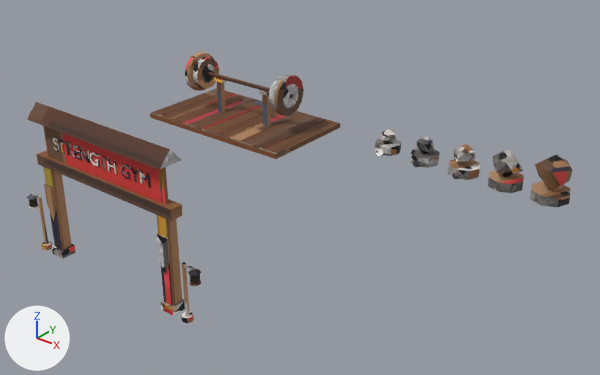
One commit to the FBX model assets/stations/area_gym_2_5.fbx: the scene before it, then after it.
Both versions are drawn from a 50 mm camera at (132.6, -159.2, 100.9) aimed at (10.2, -6.2, 6.0). The lights are fixed; the arrows at lower left show +X, +Y and +Z. The first picture is the older version.

The first picture shows 'area_gym_2_5_body' and 1 more.
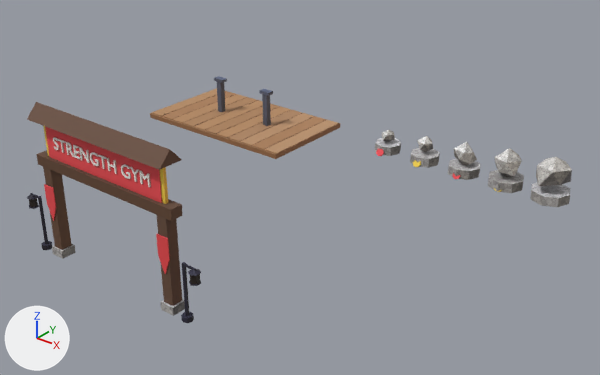
Boxes [x1, y1, x2, y2] around the edits, measured in the pictures (600 x 375 px; the box of a moved part takes in the faces that stretch with it):
'area_gym_2_5_body', reshaped (9% shorter): before [27, 52, 573, 323]; after [27, 76, 572, 323]
part 1 of me_area_gym_2_5_body, rebuilt (9% wider, 25% taller): before [454, 144, 475, 163]; after [454, 142, 477, 166]
part 2 of me_area_gym_2_5_body, rebuilt (10% narrower, 7% taller): before [493, 150, 523, 177]; after [495, 148, 522, 177]
part 3 of me_area_gym_2_5_body, rebuilt (17% shorter): before [535, 155, 573, 190]; after [536, 157, 572, 186]
part 4 of me_area_gym_2_5_body, deleted: before [185, 52, 304, 116]
part 5 of me_area_gym_2_5_body, moved or reshaped: before [382, 129, 434, 153]; after [382, 130, 433, 152]
part 6 of me_area_gym_2_5_body, surface changed: [27, 78, 570, 323] in both

Patch to the scene script:
```diff
--- a/assets/stations/area_gym_2_5.fbx.py
+++ b/assets/stations/area_gym_2_5.fbx.py
@@ me_area_gym_2_5_body @@
 # used by ob_area_gym_2_5_body; location = (0.0, 0.0, 0.0)
-me_area_gym_2_5_body.from_pydata(...)  # 1746 vertices, 2001 faces; spans x -70.0..64.9, y -63.0..46.2, z 0.0..37.8
+me_area_gym_2_5_body.from_pydata(...)  # 1538 vertices, 1879 faces; spans x -70.0..64.9, y -63.0..46.2, z 0.0..37.8
+# me_area_gym_2_5_body part 1: the loose piece of 12 vertices spanning x 29.9..36.2, y 36.7..43.0, z 3.5..9.2 is rebuilt with 12 vertices and now spans x 30.1..36.3, y 37.7..43.4, z 2.4..10.0
+# me_area_gym_2_5_body part 2: the loose piece of 12 vertices spanning x 42.5..50.0, y 36.4..43.4, z 2.6..11.0 is rebuilt with 12 vertices and now spans x 43.0..50.4, y 36.3..44.2, z 2.7..11.5
+# me_area_gym_2_5_body part 3: the loose piece of 12 vertices spanning x 55.3..64.5, y 35.2..44.8, z 2.4..13.1 is rebuilt with 12 vertices and now spans x 54.9..64.3, y 35.0..44.5, z 4.2..12.5
+# me_area_gym_2_5_body part 4: 9 loose pieces with 208 vertices, spanning x -63.8..-21.2, y 23.5..36.5, z 7.5..20.5, are deleted
+# me_area_gym_2_5_body part 5
+# 21 vertices are removed from x 5.3..22.9, y 37.6..42.3, z 2.7..8.3
+# 40 faces are deleted
+# 2 vertices move within x 7.5..18.3, y 38.4..40.0, z 3.1..6.9
+# 21 vertices are added at x 5.2..22.6, y 37.8..42.1, z 3.2..8.5
+# 40 new faces join them
+# me_area_gym_2_5_body part 6: 1768 kept faces spanning x -70.0..64.9, y -63.0..46.2, z 0.0..37.8 get new texture (UV) coordinates
 me_area_gym_2_5_body.materials.append(mat_area_gym_2_5_baked)
```
